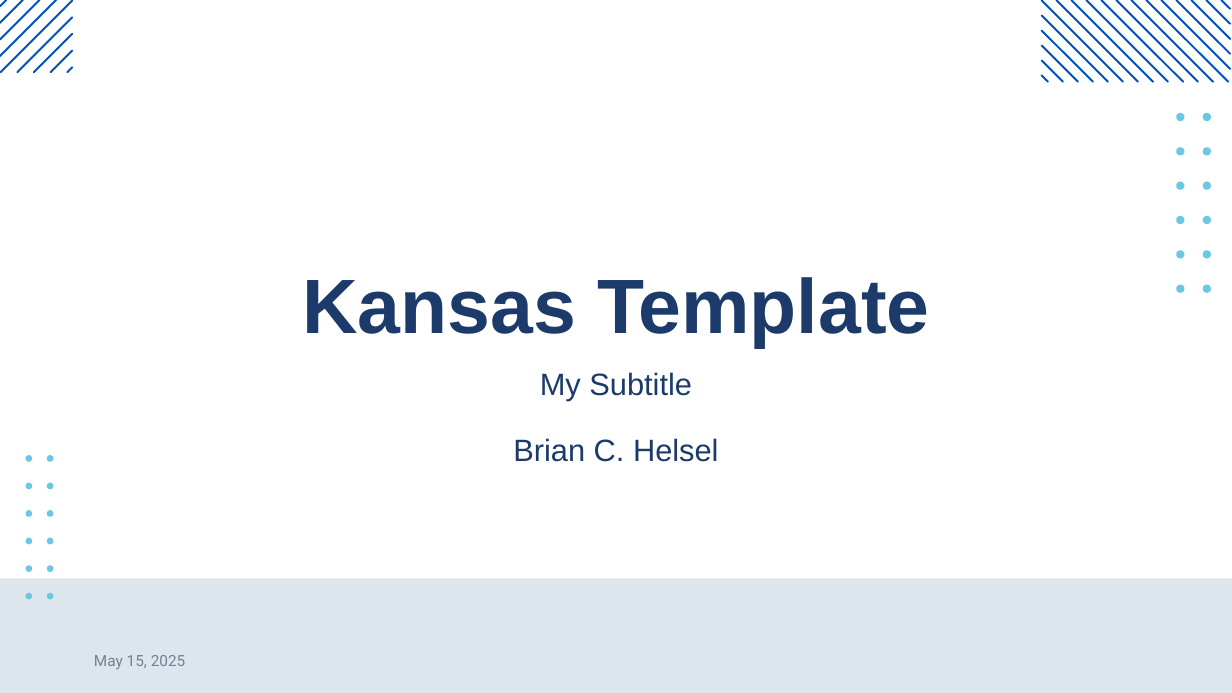
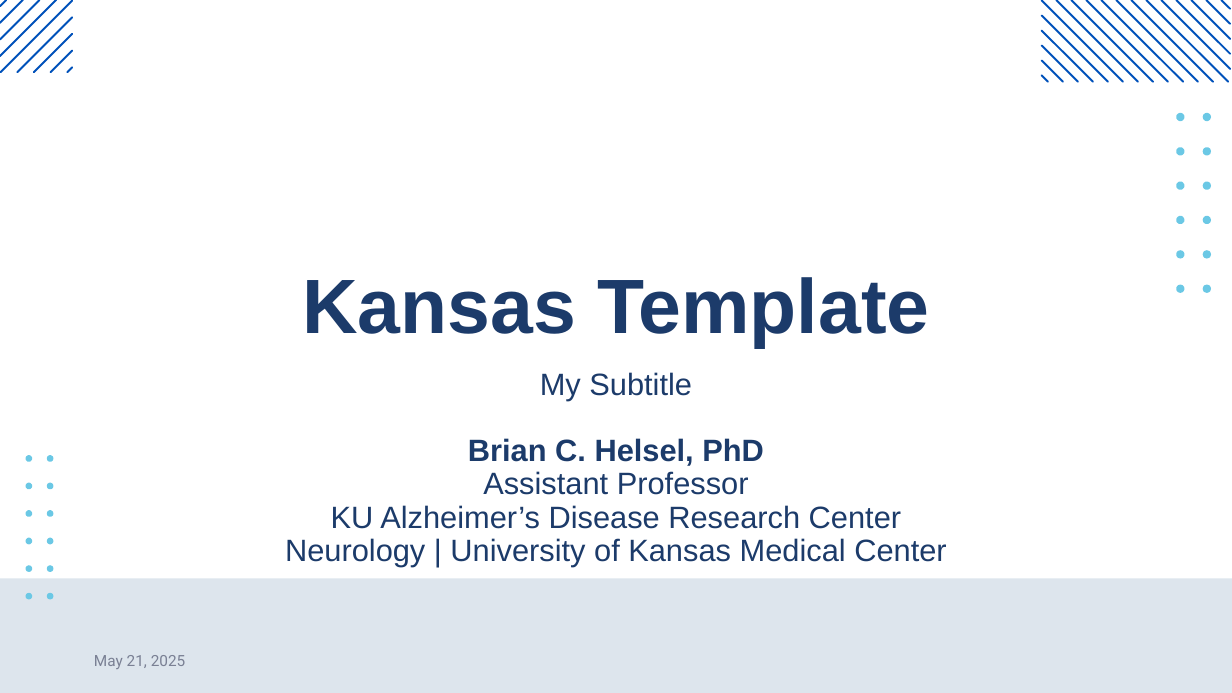
Before and after one commit to bhelsel/quarto-kansas, a slide deck: slide 1 of template.pptx. Drawn at 1232x693 pixels with LibreOffice and Linux fonts; fonts in the diff are those of the drawing; background and template pictures are left out. Boxes give left, top, right and bottom in pixels: in the first picture for what was removed or moved away, otherwise in the second. Text is boxed around its words. In the diff, an @@ line names an element or a change of style, - is before the commit and + after.

```diff
--- a/template.pptx
+++ b/template.pptx
@@ subtitle at (x1=285, y1=372, x2=946, y2=567): text changed @@
-My Subtitle
-Brian C. Helsel
+My Subtitle
+Brian C. Helsel, PhD
+Assistant Professor
+KU Alzheimer’s Disease Research Center
+Neurology | University of Kansas Medical Center
@@ text at (x1=94, y1=655, x2=186, y2=669): text changed @@
-May 15, 2025
+May 21, 2025
```
Also in this commit, not shown: 3 other files.
